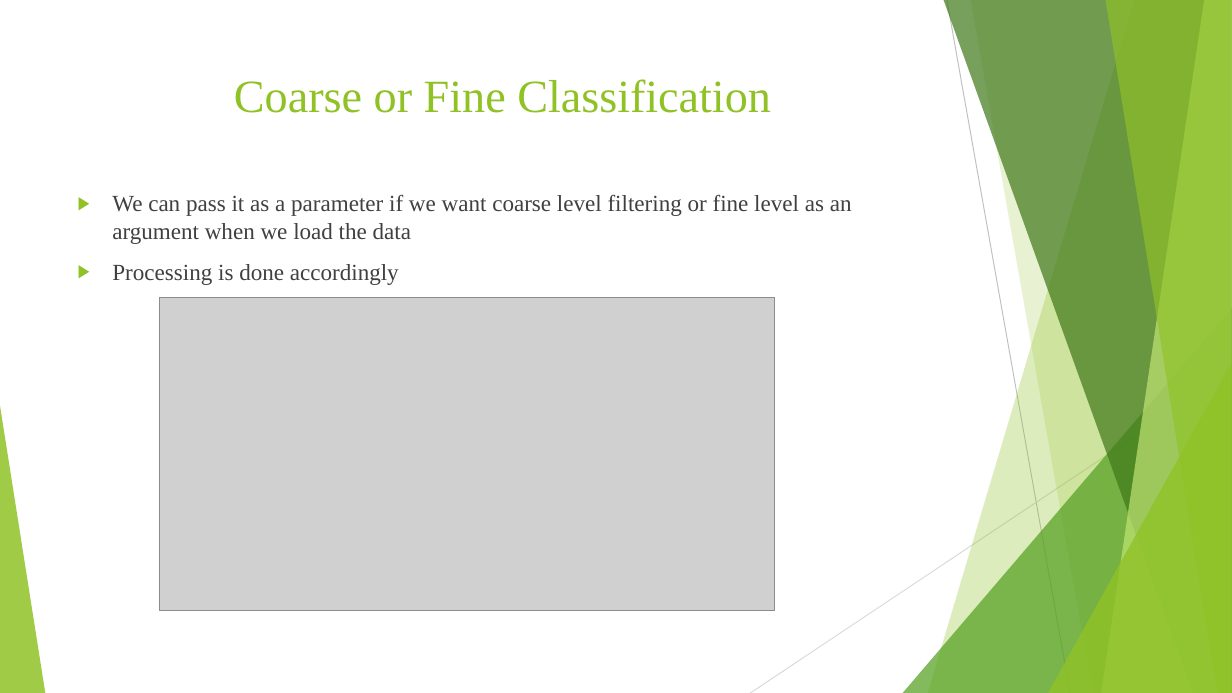
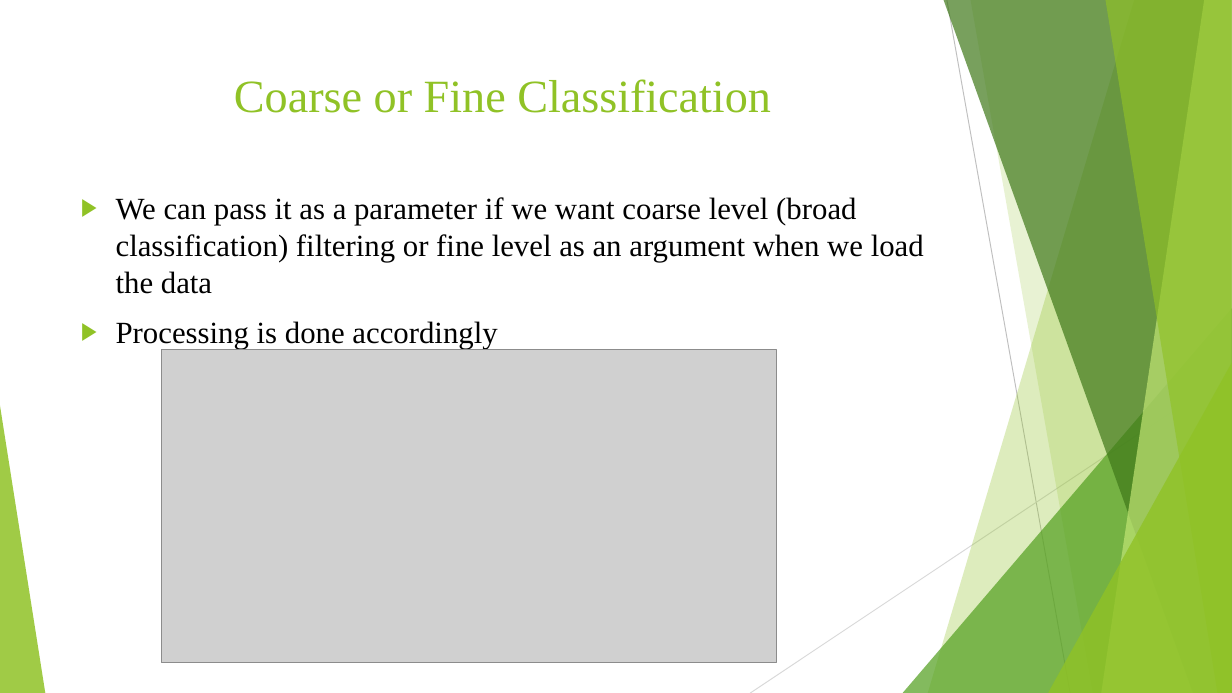
Before and after one commit to aishwaryasoni1991/Question_Type_Classification, a slide deck: slide 28 of Project Deck.pptx (slide 21 before the commit). Drawn at 1232x693 pixels with LibreOffice and Linux fonts; fonts in the diff are those of the drawing; grey boxes stand for pictures. Boxes give left, top, right and bottom in pixels: in the first picture for what was removed or moved away, otherwise in the second. Text is boxed around its words. In the diff, an @@ line names an element or a change of style, - is before the commit and + after.

```diff
--- a/Project Deck.pptx
+++ b/Project Deck.pptx
@@ text at bbox=[116, 197, 924, 294]: text changed; size 18 to 24 pt; text colour #404040 to #000000 @@
-▶ We can pass it as a parameter if we want coarse level filtering or fine level as an argument when we load the data
+▶ We can pass it as a parameter if we want coarse level (broad classification) filtering or fine level as an argument when we load the data
@@ text at bbox=[116, 321, 497, 349]: size 18 to 24 pt, text colour #404040 to #000000 in "Processing is done accordingly" @@
@@ picture: place and size @@
-picture at bbox=[160, 298, 775, 611]
+picture at bbox=[161, 350, 776, 664]
```
Also in this commit, not shown: 30 other slides changed, 12 slides added, 9 slides removed, 6 other files.
